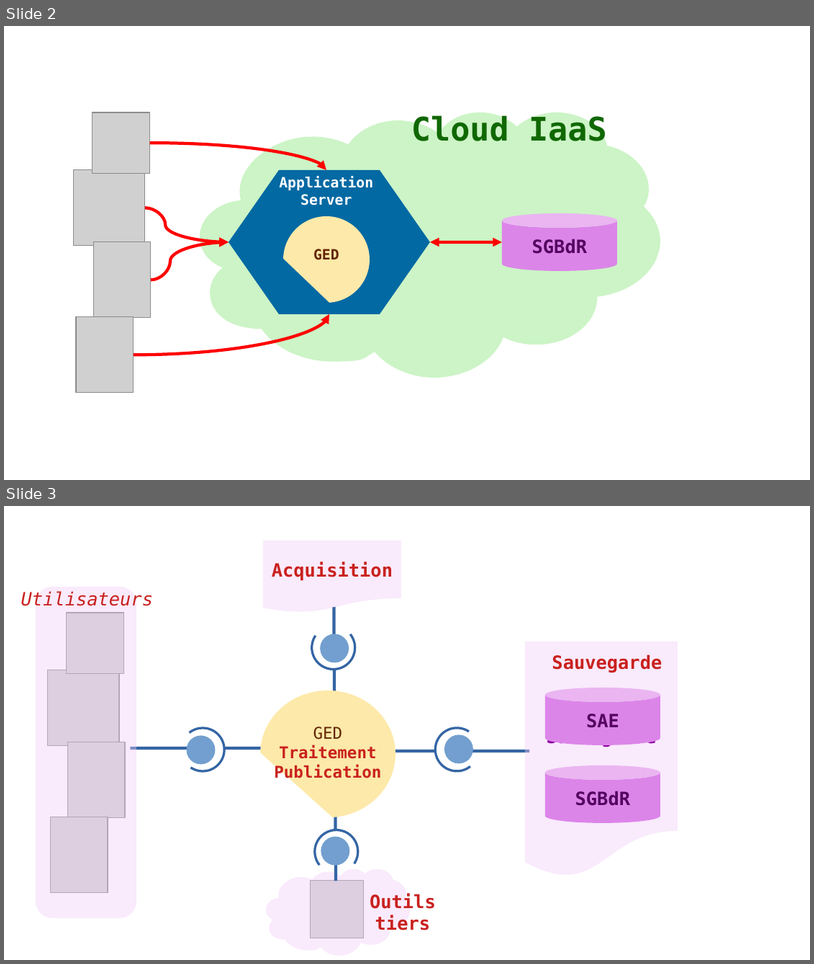
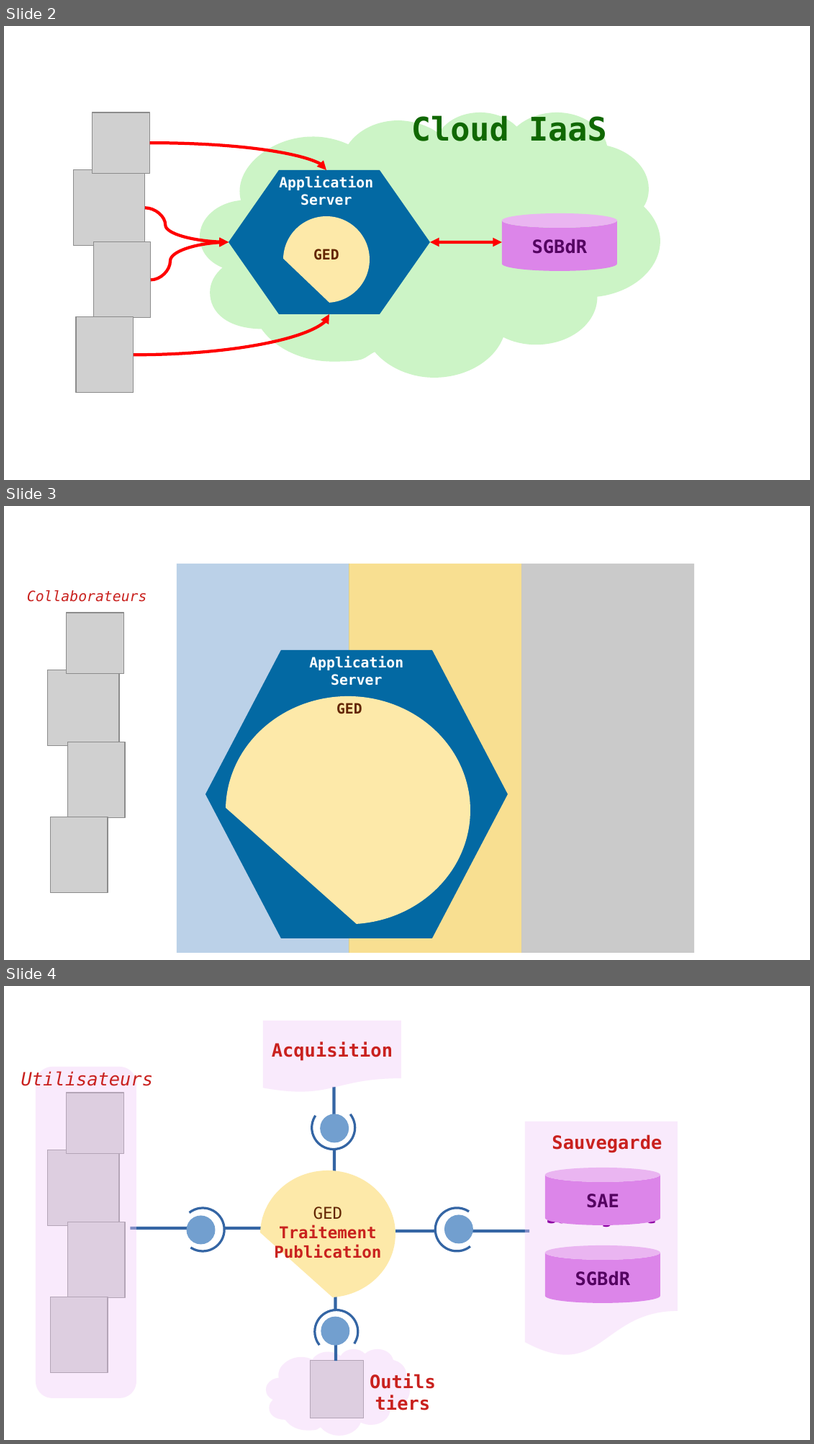
Before and after one commit to gattardm/P9, a slide deck: Sources/diagrammes.odp. Shown one above the other, each under a label of ours: slides 2 and 3 before the commit, slides 2, 3 and 4 after it. The pictures are 814x964 and 814x1444 pixels, drawn with LibreOffice and Linux fonts; fonts in the diff are those of the drawing; grey boxes stand for pictures. Boxes give left, top, right and bottom in pixels: in the first picture for what was removed or moved away, otherwise in the second. Text is boxed around its words. In the diff, an @@ line names an element or a change of style, - is before the commit and + after.

```diff
--- a/Sources/diagrammes.odp
+++ b/Sources/diagrammes.odp
@@ slide 3 added at bbox=[4, 506, 810, 960], background #FFFFFF @@
@@ rectangle added at bbox=[177, 564, 350, 952], fill #729FCF at 48% opacity @@
@@ rectangle added at bbox=[350, 564, 522, 952], fill #F5CD53 at 64% opacity @@
@@ rectangle added at bbox=[522, 564, 694, 952], fill #808080 at 41% opacity @@
@@ text added at bbox=[27, 590, 147, 602], 14 pt, text #C9211E, italic @@
+Collaborateurs
@@ group added at bbox=[47, 613, 126, 893]: 4 pictures @@
@@ hexagon added at bbox=[206, 650, 508, 939], fill #0369A3 @@
@@ text added at bbox=[309, 656, 404, 685], 14 pt, text #FFFFFF, bold @@
+Application
+Server
@@ chord (boxed as its full ellipse) added at bbox=[226, 696, 471, 924], fill #FDE9A9 @@
@@ text added at bbox=[337, 703, 363, 714], 14 pt, text #622502, bold @@
+GED
@@ what was slide 3 is now slide 4 @@
```
Also in this commit, not shown: 1 other slide added, 1 slide removed, 3 other files.
